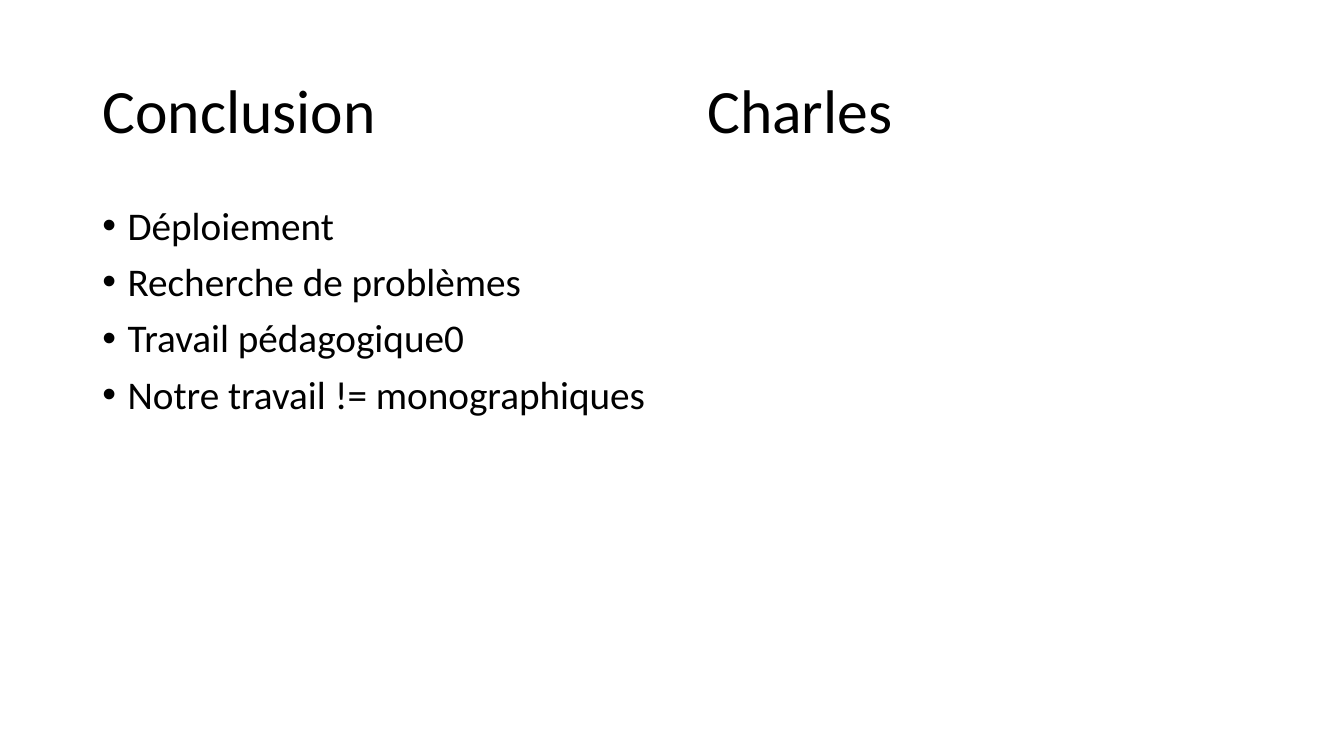
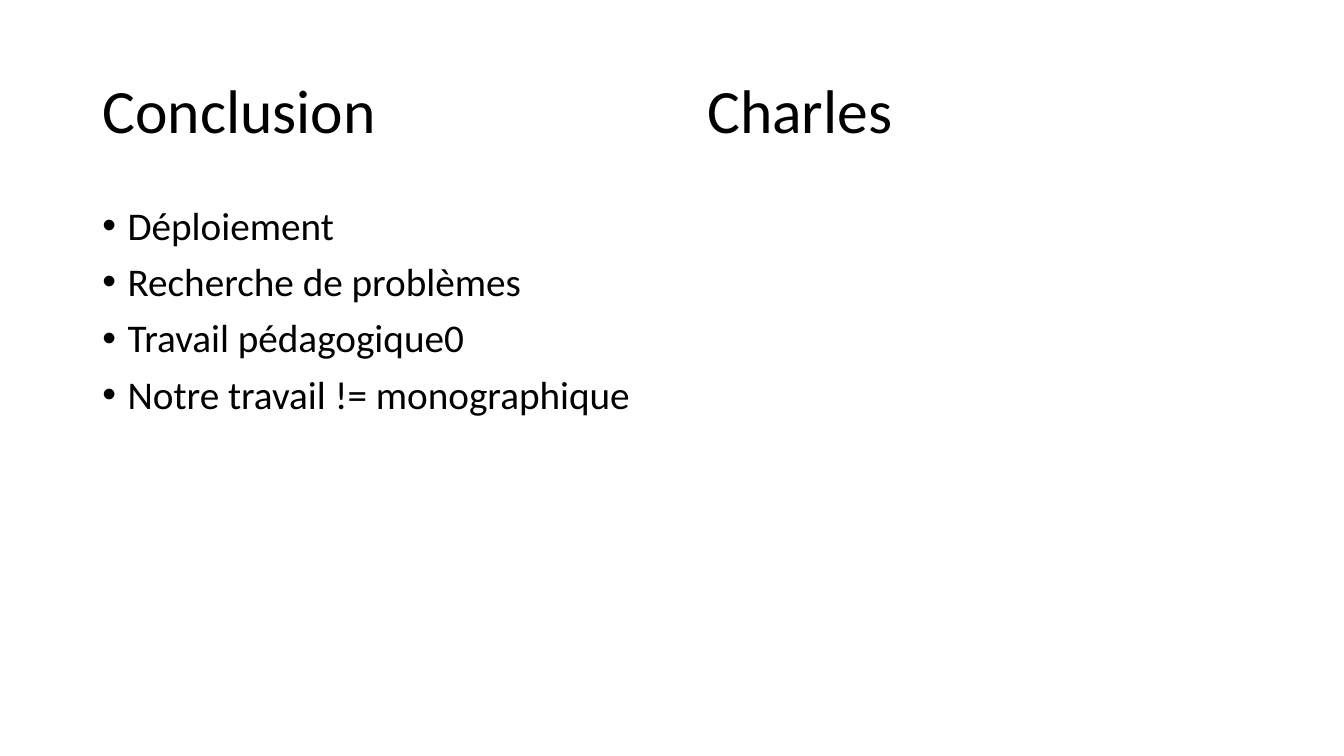
Before and after one commit to GRnice/ConcoursJuin, a slide deck: slide 14 of rapport/presentation.pptx. Drawn at 1344x756 pixels with LibreOffice and Linux fonts; fonts in the diff are those of the drawing. Boxes give left, top, right and bottom in pixels: in the first picture for what was removed or moved away, otherwise in the second. Text is boxed around its words. In the diff, an @@ line names an element or a change of style, - is before the commit and + after.

Commit message:
prez5

```diff
--- a/rapport/presentation.pptx
+++ b/rapport/presentation.pptx
@@ text at (128, 381, 630, 416): text changed @@
-• Notre travail != monographiques
+• Notre travail != monographique
```
